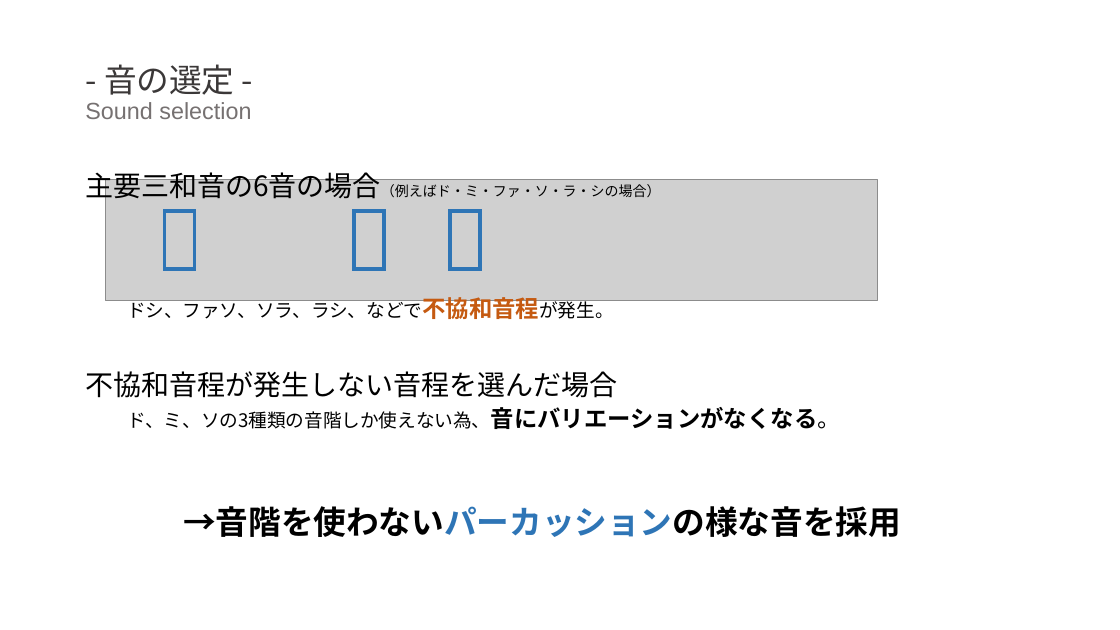
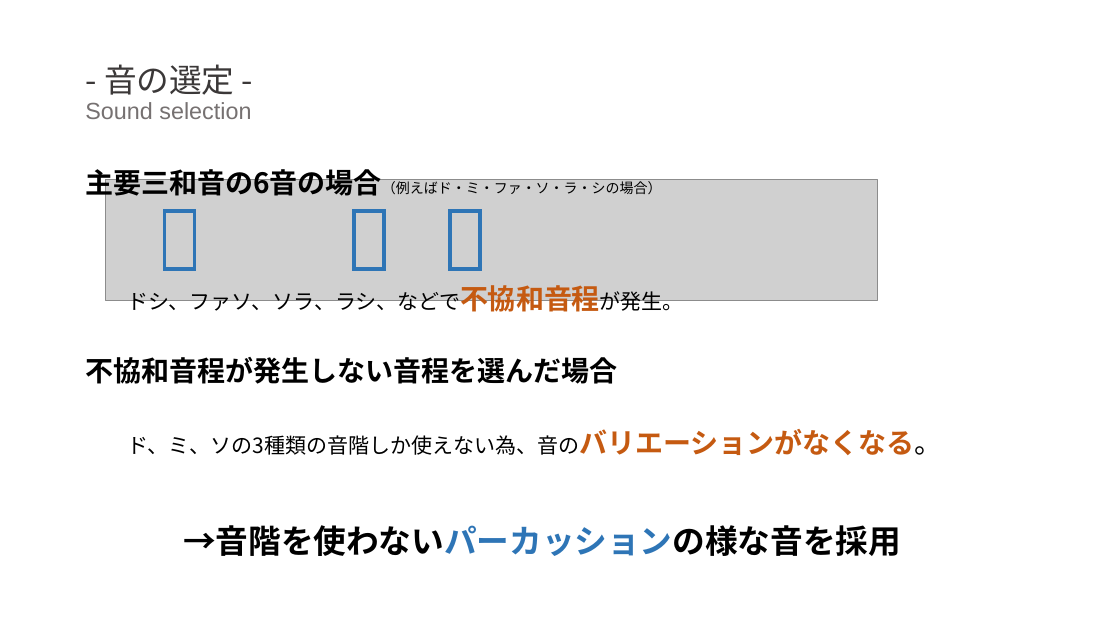
Before and after one commit to sakamana/PuzzleSoundGames, a slide deck: slide 9 of 卒研発表_佐久間.pptx (slide 11 before the commit). Drawn at 1120x630 pixels with LibreOffice and Linux fonts; fonts in the diff are those of the drawing; grey boxes stand for pictures. Boxes give left, top, right and bottom in pixels: in the first picture for what was removed or moved away, otherwise in the second. Text is boxed around its words. In the diff, an @@ line names an element or a change of style, - is before the commit and + after.

```diff
--- a/卒研発表_佐久間.pptx
+++ b/卒研発表_佐久間.pptx
@@ text at (x1=85, y1=165, x2=901, y2=556): bold on in "主要三和音の6音の場合（例えばド・ミ・ファ・ソ・ラ・シの場合）", "不協和音程が発生しない音程を選んだ場合"; size 16 to 18 pt, size 20 to 24 pt in "ドシ、ファソ、ソラ、ラシ、などで不協和音程が発生。"; line spacing 0.9 to 0.8 @@
@@ text at (x1=127, y1=429, x2=942, y2=455): text changed; size 16 to 18 pt @@
-  ド、ミ、ソの3種類の音階しか使えない為、音にバリエーションがなくなる。
+  ド、ミ、ソの3種類の音階しか使えない為、音のバリエーションがなくなる。
```
Also in this commit, not shown: 1 other slide changed.
